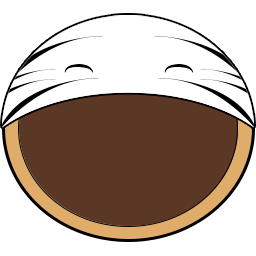
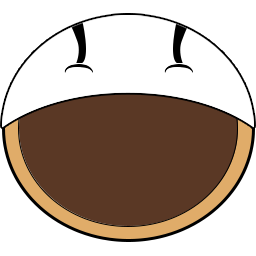
Layers edited between the first and the second 256x256 image:
added group "Mask Pattern 1 kopiera" with 2 layers above "Mask Pattern 1" over bbox(63, 22, 196, 63)
added layer "Form 3 kopiera" in group "Mask Pattern 1 kopiera" over bbox(173, 23, 196, 63)
added layer "Form 3" in group "Mask Pattern 1 kopiera" over bbox(63, 22, 86, 63)
hid group "Mask Pattern 1" (8 layers) over bbox(2, 36, 254, 127)
